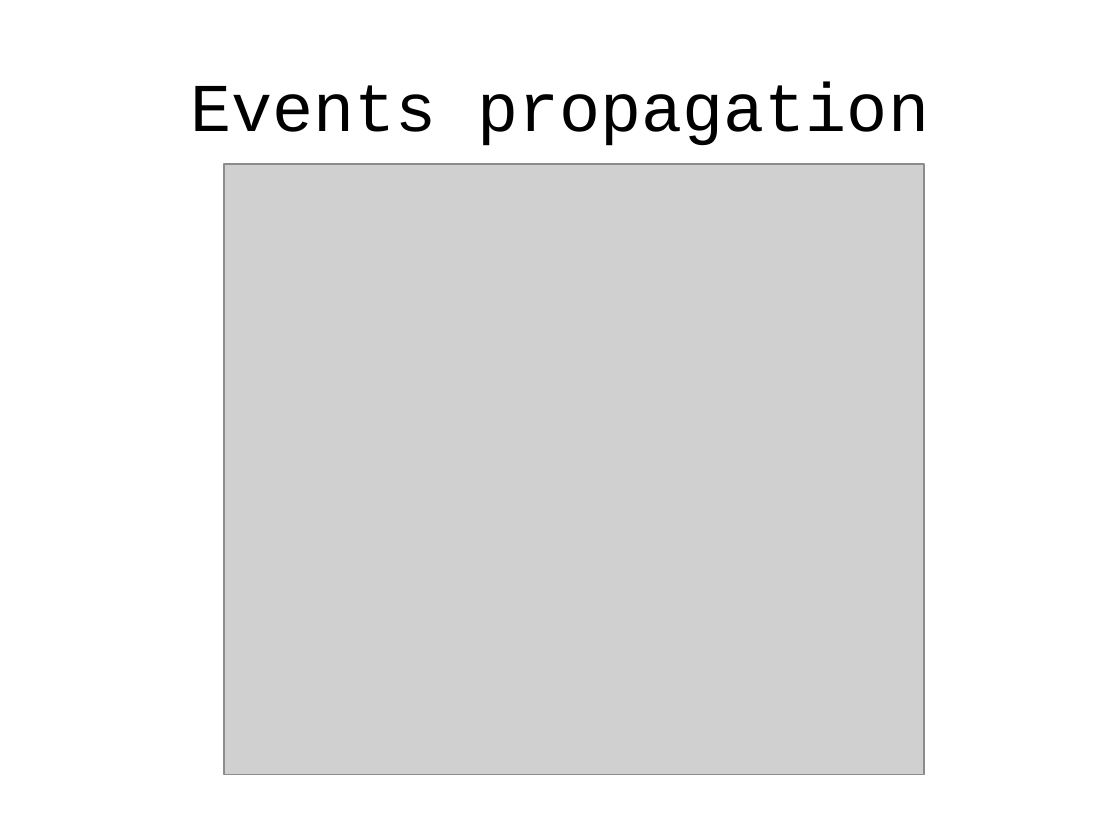
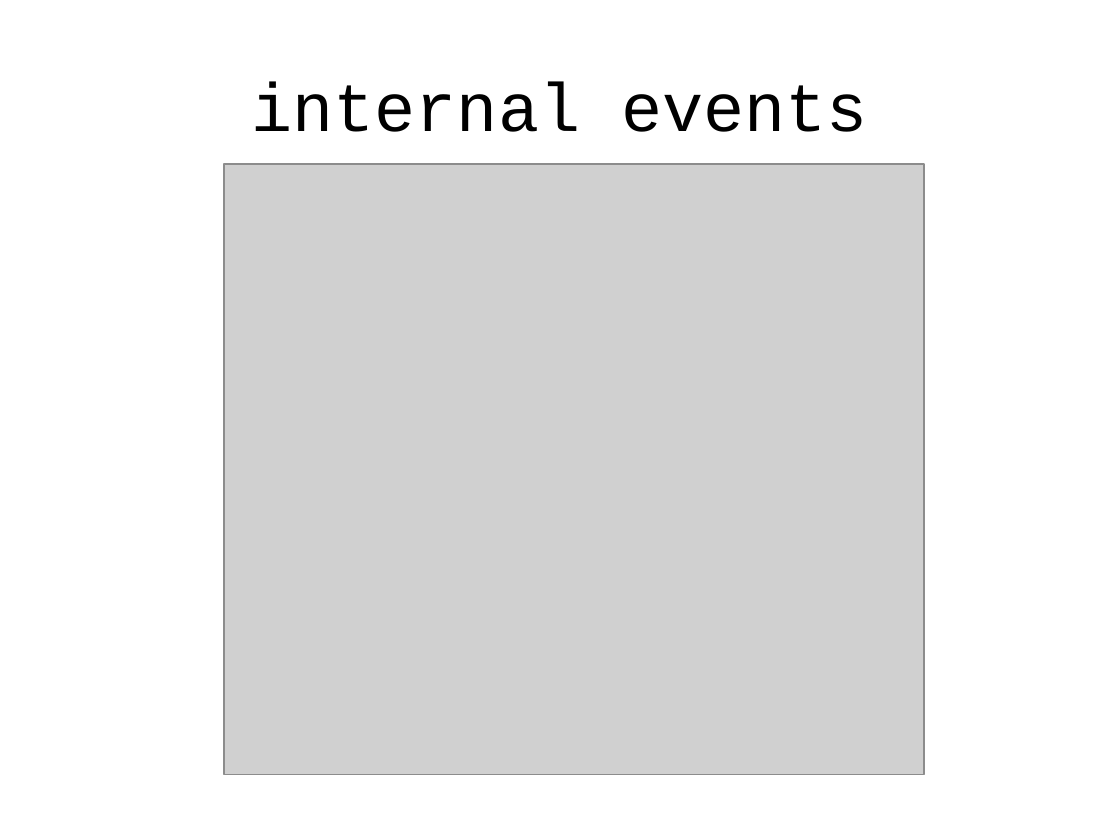
Before and after one commit to alexeymatveevp/angularjs-course, a slide deck: slide 12 of docs/02_ng_basics_followup.pptx (slide 10 before the commit). Drawn at 1120x840 pixels with LibreOffice and Linux fonts; fonts in the diff are those of the drawing; grey boxes stand for pictures. Boxes give left, top, right and bottom in pixels: in the first picture for what was removed or moved away, otherwise in the second. Text is boxed around its words. In the diff, an @@ line names an element or a change of style, - is before the commit and + after.

```diff
--- a/docs/02_ng_basics_followup.pptx
+++ b/docs/02_ng_basics_followup.pptx
@@ title at <box>252,81,867,132</box>: text changed @@
-Events propagation
+internal events
```
Also in this commit, not shown: 3 other slides changed, 2 slides added, 1 slide removed, 4 other files.
